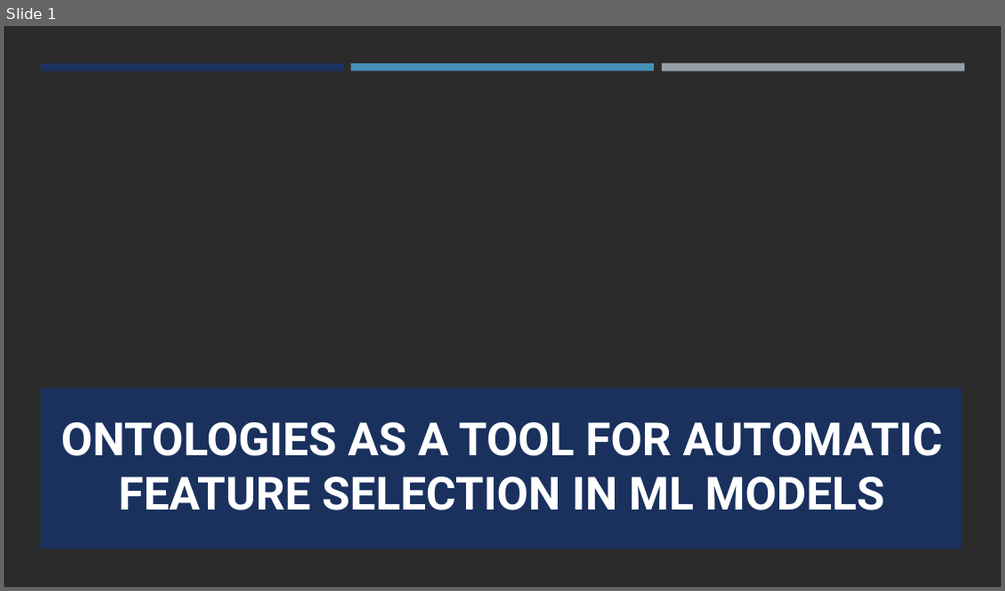
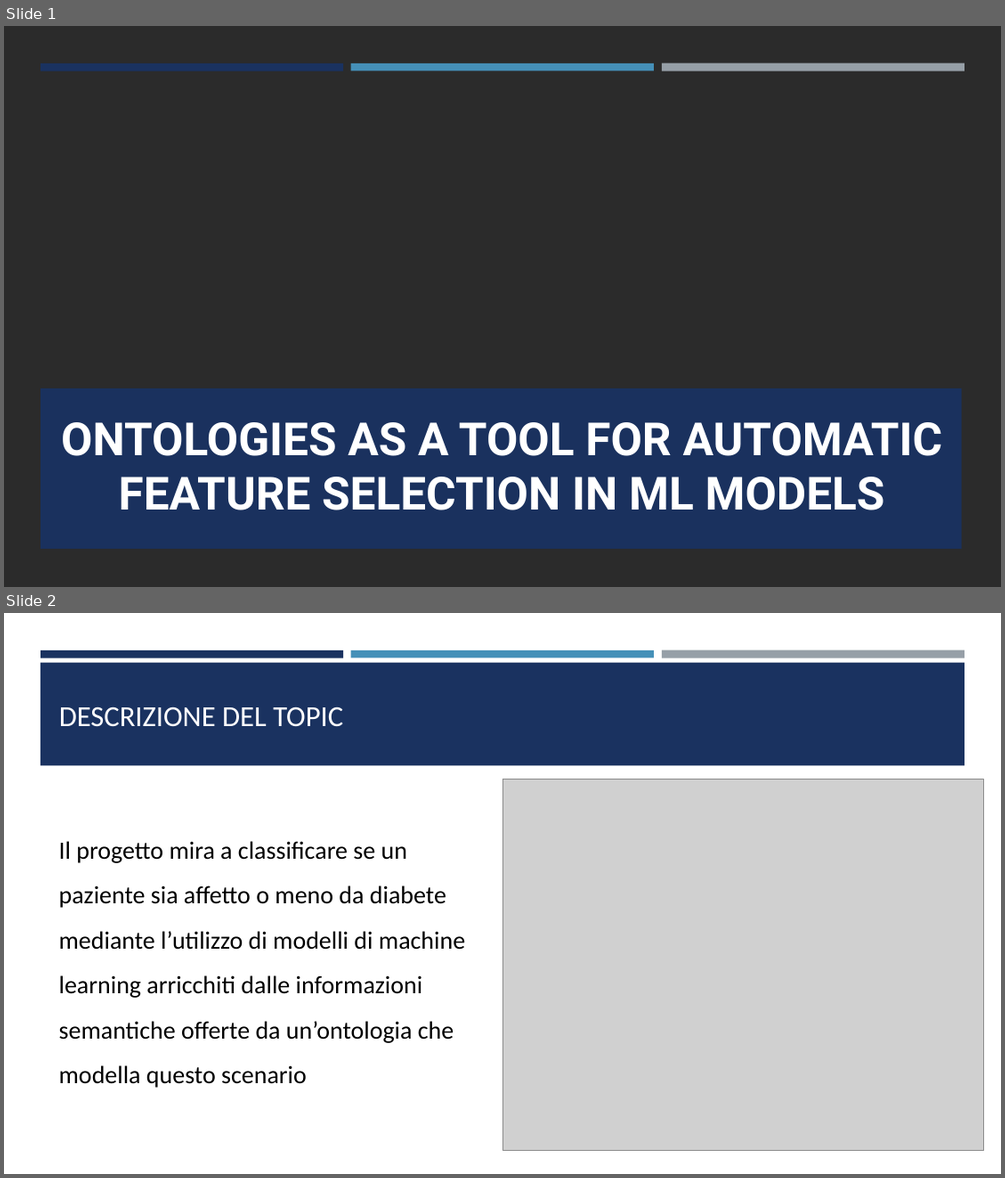
Before and after one commit to Clausapone/software-and-pattern-design, a slide deck: Presentazione_preliminare.pptx. Shown one above the other, each under a label of ours: slide 1 before the commit, slides 1 and 2 after it. The pictures are 1005x591 and 1005x1178 pixels, drawn with LibreOffice and Linux fonts; fonts in the diff are those of the drawing; grey boxes stand for pictures; background and template pictures are left out; a plain dark background stands for a picture behind light text. Boxes give left, top, right and bottom in pixels: in the first picture for what was removed or moved away, otherwise in the second. Text is boxed around its words. In the diff, an @@ line names an element or a change of style, - is before the commit and + after.

```diff
--- a/Presentazione_preliminare.pptx
+++ b/Presentazione_preliminare.pptx
@@ slide 2 added at (x1=4, y1=613, x2=1001, y2=1174), background #FFFFFF @@
@@ rectangle added at (x1=40, y1=650, x2=343, y2=657), fill #1A3260 @@
@@ rectangle added at (x1=40, y1=662, x2=965, y2=765), fill #1A3260 @@
@@ rectangle added at (x1=351, y1=650, x2=654, y2=657), fill #4590B8 @@
@@ rectangle added at (x1=662, y1=650, x2=964, y2=658), fill #969FA7 @@
@@ title added at (x1=59, y1=707, x2=343, y2=727), 28 pt, text #FFFEFF @@
+DESCRIZIONE DEL TOPIC
@@ picture added at (x1=502, y1=779, x2=984, y2=1150) @@
@@ text added at (x1=59, y1=841, x2=465, y2=1087), 24 pt, text #000000 @@
+Il progetto mira a classificare se un paziente sia affetto o meno da diabete mediante l’utilizzo di modelli di machine learning arricchiti dalle informazioni semantiche offerte da un’ontologia che modella questo scenario
```
Also in this commit, not shown: 2 slides changed, 1 other slide added, 1 slide removed, 1 other file.
